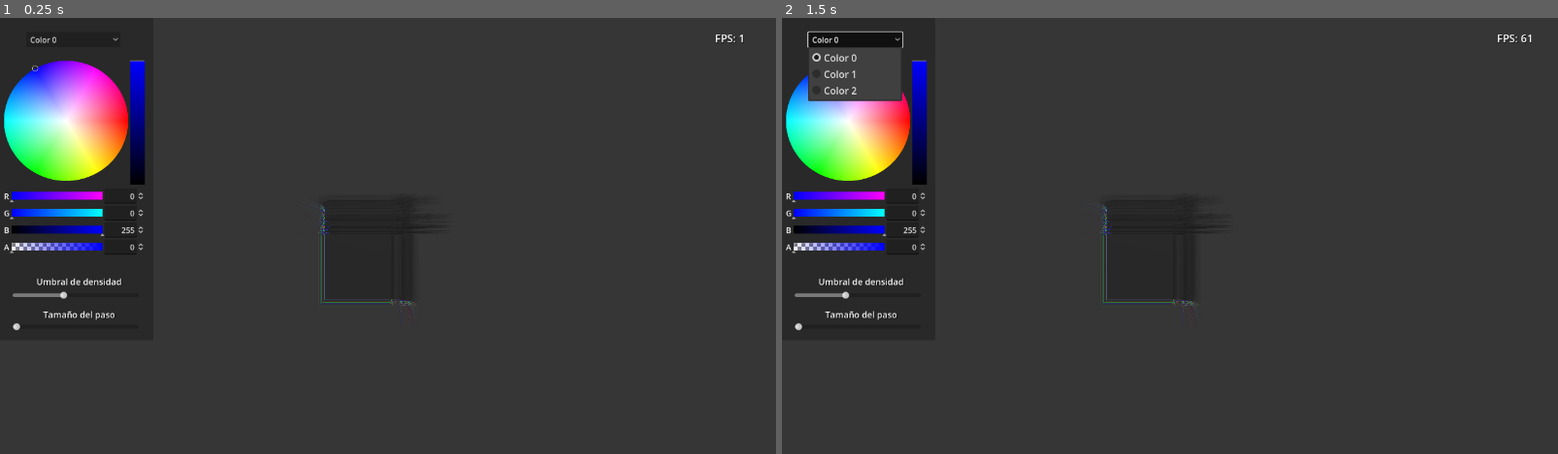
Above: before the commit, frames 1-2 (left to right).
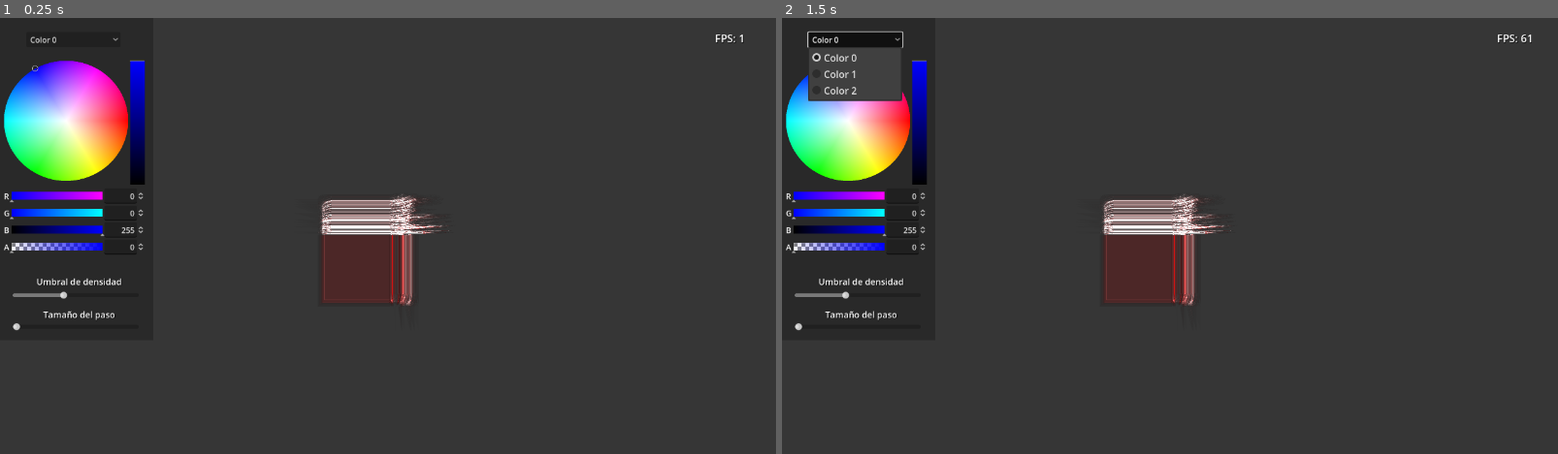
Above: after the commit, the same moments.

Repository: alvaro23LP/visualizador-volumenes
Game: Godot game, scene res://main.tscn
Two runs of this game, one before a commit and one after it. Both use one fixed random seed, a clock stepped at 60 frames per second and the inputs below. A sky picture missing from this copy of the repository is replaced by a grey-blue gradient.
Inputs (mouse positions are in pixels of both pictures, inside the frame that each line leads up to):
- Up to frame 1 (0.25 s): no input
- Up to frame 2 (1.5 s): click "Color 0" at 0.5 s; tap Enter at 1.25 s; move the mouse to (1208, 236) at 1.27 s; hold W (move_forward) from 1.28 s (still down); hold 1 (toggle_camera) from 1.28 s (still down)

The runs differ from the first frame. In frame 1, 2.9% of the frame differs, in the area x 41-58%, y 40-70%; in frame 2, 2.9%.

Commit message:
Intento de corregir iluminacion 3

Diff:
--- a/shader3_trazado_rayos.gdshader
+++ b/shader3_trazado_rayos.gdshader
@@ -79,8 +79,8 @@
 		alpha = funcion_densidad(p);
 		color = funcion_color(alpha);
 
-		final_color += color.rgb * color.a * (1.0 - transparencia);
-        transparencia += color.a * (1.0 - transparencia);
+		final_color += color.rgb * color.a;
+        transparencia += color.a;
 
 		if(transparencia > 0.99)
 			break;
@@ -92,12 +92,11 @@
 	//NORMAL = normal_f;
 
 	ALBEDO = final_color;
-    //ALBEDO = normal_f * 0.5 + 0.5;
-    ALBEDO = normal_f;
+    //ALBEDO = normal_f;
     ALPHA = clamp(transparencia, 0.0, 1.0);
 }
 
-//void light(){
-	//float NdotL = clamp(dot(normal_f, LIGHT), 0.0, 1.0);
-	//DIFFUSE_LIGHT +=  NdotL * ATTENUATION * LIGHT_COLOR ;
-//}
+void light(){
+	float NdotL = clamp(dot(normal_f, LIGHT), 0.0, 1.0);
+	DIFFUSE_LIGHT +=  NdotL * ATTENUATION * LIGHT_COLOR ;
+}
